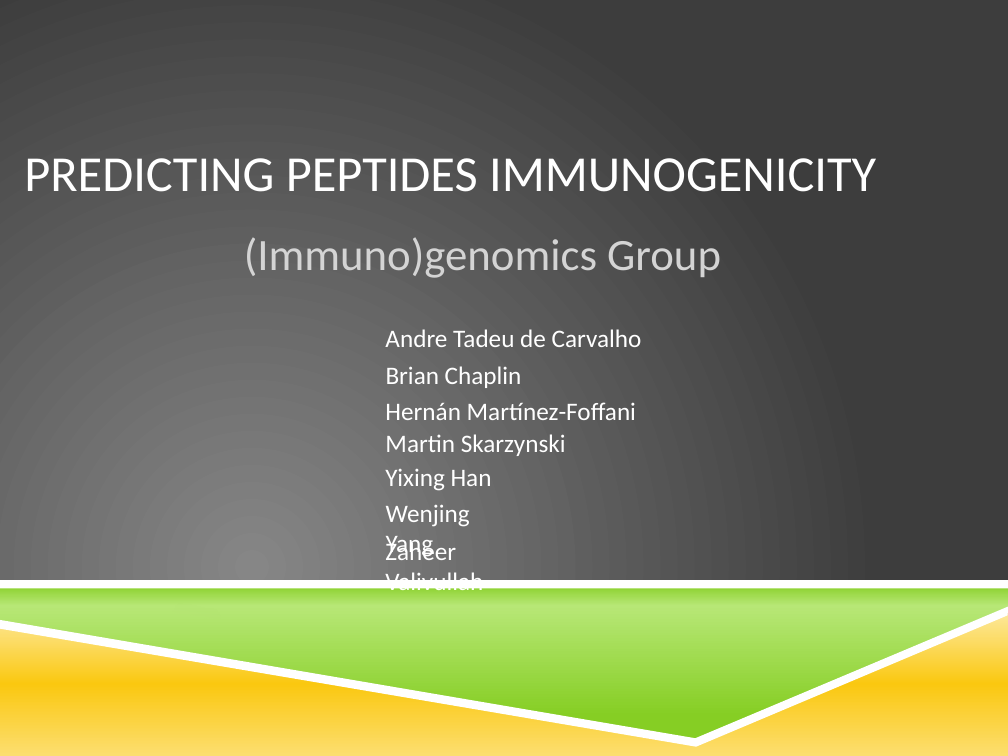
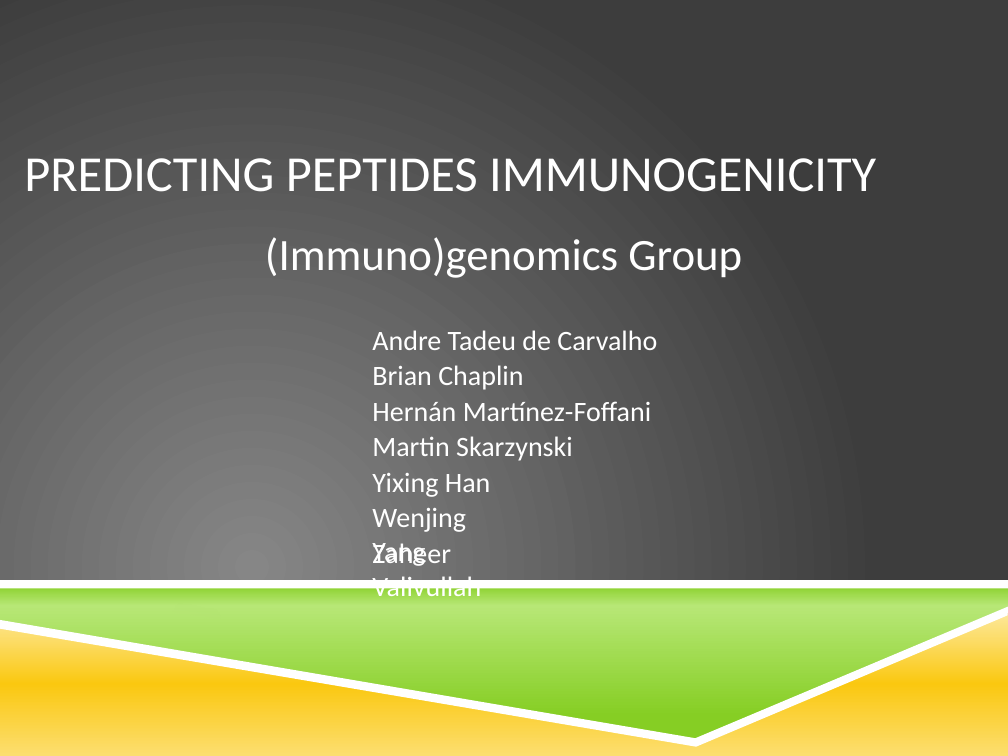
Before and after one commit to andretadeu/jhu-immuno, a slide deck: slide 1 of JHUIimmunoFINAL.pptx. Drawn at 1008x756 pixels with LibreOffice and Linux fonts; fonts in the diff are those of the drawing; background and template pictures are left out. Boxes give left, top, right and bottom in pixels: in the first picture for what was removed or moved away, otherwise in the second. Text is boxed around its words. In the diff, an @@ line names an element or a change of style, - is before the commit and + after.

Commit message:
Very minor changes to final presentation.

```diff
--- a/JHUIimmunoFINAL.pptx
+++ b/JHUIimmunoFINAL.pptx
@@ subtitle "(Immuno)genomics Group" moved from (x1=244, y1=238, x2=721, y2=278) to (x1=265, y1=237, x2=742, y2=278) @@
@@ subtitle "(Immuno)genomics Group" at (x1=265, y1=237, x2=742, y2=278): text colour #D4D4D4 to #FFFFFF @@
@@ text "Andre Tadeu de Carvalho" moved from (x1=385, y1=329, x2=642, y2=347) to (x1=372, y1=330, x2=657, y2=350) @@
@@ text "Brian Chaplin" moved from (x1=386, y1=366, x2=522, y2=388) to (x1=372, y1=365, x2=523, y2=390) @@
@@ text "Hernán Martínez-Foffani" moved from (x1=385, y1=402, x2=636, y2=420) to (x1=372, y1=401, x2=652, y2=421) @@
@@ text "Martin Skarzynski" moved from (x1=385, y1=434, x2=566, y2=456) to (x1=372, y1=436, x2=573, y2=461) @@
@@ size 18 to 20 pt in 7 elements at (x1=372, y1=401, x2=652, y2=421), (x1=372, y1=365, x2=523, y2=390), (x1=372, y1=330, x2=657, y2=350), (x1=372, y1=543, x2=481, y2=596), (x1=372, y1=436, x2=573, y2=461), (x1=372, y1=508, x2=466, y2=566), (x1=372, y1=473, x2=491, y2=497) @@
@@ text "Yixing Han" moved from (x1=385, y1=469, x2=492, y2=491) to (x1=372, y1=473, x2=491, y2=497) @@
@@ text "Wenjing Yang" moved from (x1=386, y1=505, x2=470, y2=559) to (x1=372, y1=508, x2=466, y2=566) @@
@@ text "Zaheer Valivullah" moved from (x1=385, y1=539, x2=483, y2=595) to (x1=372, y1=543, x2=481, y2=596) @@
```
